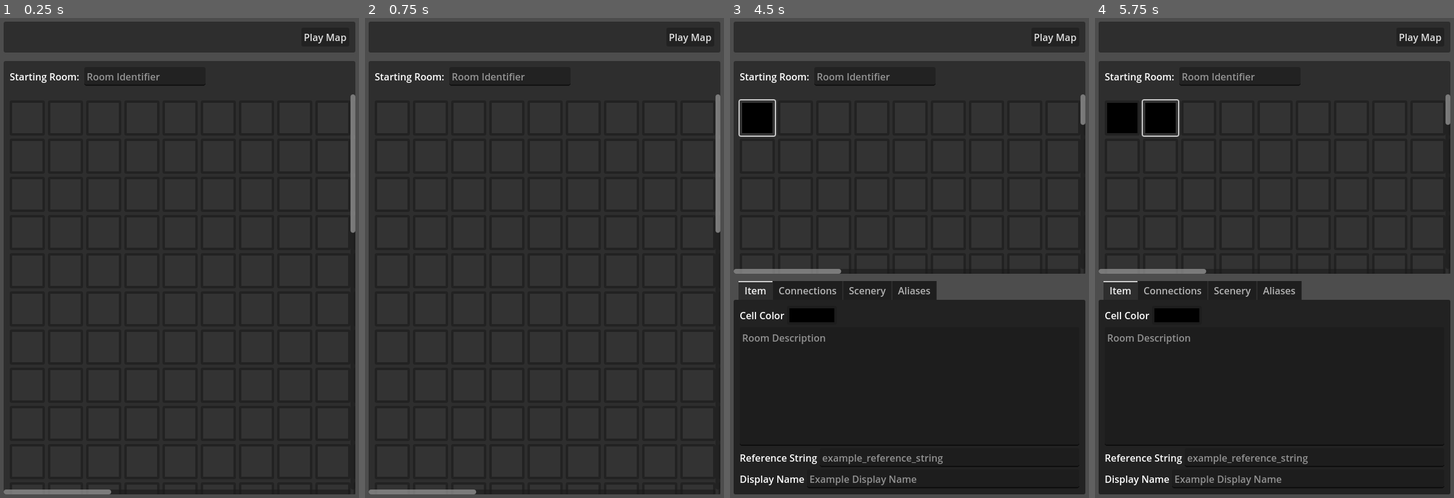
Above: before the commit, frames 1-4 (left to right).
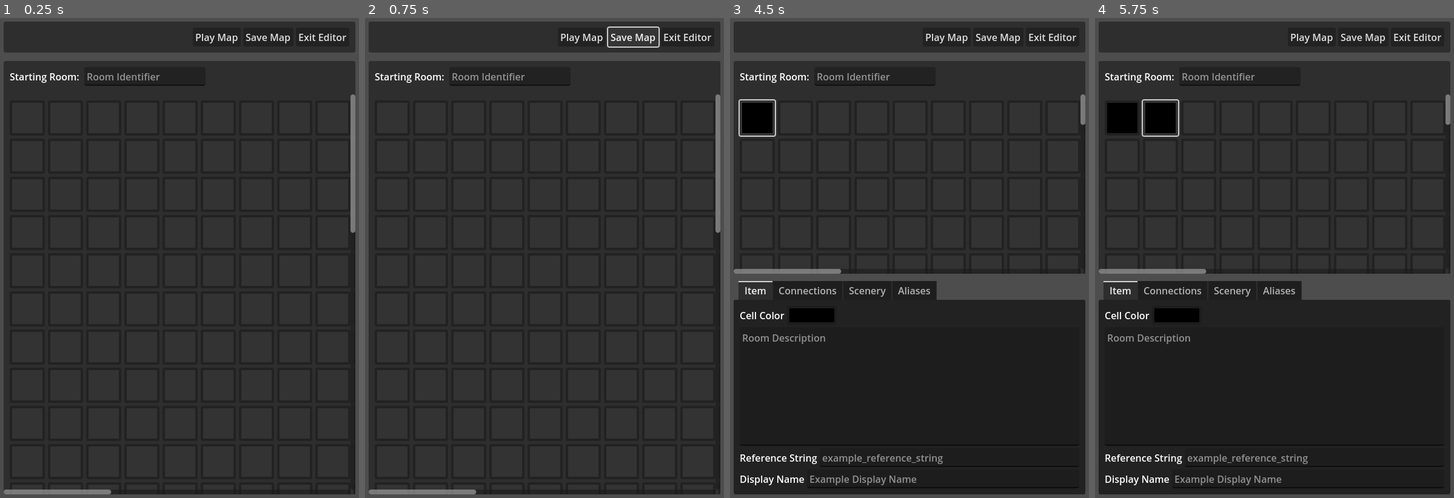
Above: after the commit, the same moments.

Repository: SashaMkrv/godot-4.2.1-text-adventure
Game: Godot game, scene res://NavigationOnly/Scenes/EditAndPlayMaps.tscn
Two runs of this game, one before a commit and one after it. Both use one fixed random seed, a clock stepped at 60 frames per second and the inputs below. This scene is started directly instead of the project's main scene.
Inputs (mouse positions are in pixels of both pictures, inside the frame that each line leads up to):
- Up to frame 1 (0.25 s): no input
- Up to frame 2 (0.75 s): click (634, 37) at 0.5 s, where only the run after the commit has a clickable "Save Map"
- Up to frame 3 (4.5 s): click "Play Map" at 1.25 s; click "Edit Map" at 2 s; click "Play Map" at 2.75 s; click "Edit Map" at 3.5 s; click (758, 118) at 4.27 s
- Up to frame 4 (5.75 s): click (1159, 118) at 5.02 s

The runs differ from the first frame. In frame 1, 0.3% of the frame differs, in the area x 54-97%, y 3-6%; in frame 2, 0.4%, in the area x 54-97%, y 1-7%; in frame 3, 0.3%; in frame 4, 0.3%.
Error before the commit: Invalid access to property or key of type 'String' on a base object of type 'Dictionary'. (res://NavigationOnly/Scripts/MapPlayer.gd:140)
Error after the commit: Invalid access to property or key 'game' on a base object of type 'Control (MapEditor)'. (res://NavigationOnly/Scripts/EditAndPlayController.gd:67)

Commit message:
add exit editor signal and popup

Diff:
--- a/NavigationOnly/Scenes/EditAndPlayMaps.tscn
+++ b/NavigationOnly/Scenes/EditAndPlayMaps.tscn
@@ -13,7 +13,7 @@
 grow_vertical = 2
 script = ExtResource("1_jfcxj")
 
-[node name="VBoxContainer" type="VBoxContainer" parent="."]
+[node name="Body" type="VBoxContainer" parent="."]
 layout_mode = 1
 anchors_preset = 15
 anchor_right = 1.0
@@ -21,57 +21,118 @@
 grow_horizontal = 2
 grow_vertical = 2
 
-[node name="MarginContainer" type="MarginContainer" parent="VBoxContainer"]
+[node name="MarginContainer" type="MarginContainer" parent="Body"]
 layout_mode = 2
 theme_override_constants/margin_left = 10
 theme_override_constants/margin_top = 10
 theme_override_constants/margin_right = 10
 
-[node name="HeaderContainer" type="PanelContainer" parent="VBoxContainer/MarginContainer"]
+[node name="HeaderContainer" type="PanelContainer" parent="Body/MarginContainer"]
 editor_description = "this might make more sense as separate headers, one for editing, one for playing. Less state to manage."
 layout_mode = 2
 
-[node name="MarginContainer" type="MarginContainer" parent="VBoxContainer/MarginContainer/HeaderContainer"]
+[node name="MarginContainer" type="MarginContainer" parent="Body/MarginContainer/HeaderContainer"]
 layout_mode = 2
 theme_override_constants/margin_left = 10
 theme_override_constants/margin_top = 10
 theme_override_constants/margin_right = 10
 theme_override_constants/margin_bottom = 10
 
-[node name="HBoxContainer" type="HBoxContainer" parent="VBoxContainer/MarginContainer/HeaderContainer/MarginContainer"]
+[node name="HBoxContainer" type="HBoxContainer" parent="Body/MarginContainer/HeaderContainer/MarginContainer"]
 layout_mode = 2
 
-[node name="StateLabel" type="Label" parent="VBoxContainer/MarginContainer/HeaderContainer/MarginContainer/HBoxContainer"]
+[node name="StateLabel" type="Label" parent="Body/MarginContainer/HeaderContainer/MarginContainer/HBoxContainer"]
 unique_name_in_owner = true
 visible = false
 layout_mode = 2
 text = "Editing"
 
-[node name="PlayButton" type="Button" parent="VBoxContainer/MarginContainer/HeaderContainer/MarginContainer/HBoxContainer"]
+[node name="PlayButton" type="Button" parent="Body/MarginContainer/HeaderContainer/MarginContainer/HBoxContainer"]
 unique_name_in_owner = true
 layout_mode = 2
 size_flags_horizontal = 10
 text = "Play Map"
 
-[node name="EditButton" type="Button" parent="VBoxContainer/MarginContainer/HeaderContainer/MarginContainer/HBoxContainer"]
+[node name="EditButton" type="Button" parent="Body/MarginContainer/HeaderContainer/MarginContainer/HBoxContainer"]
 unique_name_in_owner = true
 visible = false
 layout_mode = 2
 size_flags_horizontal = 10
 text = "Edit Map"
 
-[node name="BodyMarginContainer" type="MarginContainer" parent="VBoxContainer"]
+[node name="SaveButton" type="Button" parent="Body/MarginContainer/HeaderContainer/MarginContainer/HBoxContainer"]
+unique_name_in_owner = true
+layout_mode = 2
+text = "Save Map"
+
+[node name="ExitButton" type="Button" parent="Body/MarginContainer/HeaderContainer/MarginContainer/HBoxContainer"]
+unique_name_in_owner = true
+layout_mode = 2
+text = "Exit Editor"
+
+[node name="BodyMarginContainer" type="MarginContainer" parent="Body"]
 layout_mode = 2
 size_flags_vertical = 3
 
-[node name="MapEditor" parent="VBoxContainer/BodyMarginContainer" instance=ExtResource("2_2p2rb")]
+[node name="MapEditor" parent="Body/BodyMarginContainer" instance=ExtResource("2_2p2rb")]
 unique_name_in_owner = true
 layout_mode = 2
 
-[node name="MapPlayer" parent="VBoxContainer/BodyMarginContainer" instance=ExtResource("3_jfl0p")]
+[node name="MapPlayer" parent="Body/BodyMarginContainer" instance=ExtResource("3_jfl0p")]
 unique_name_in_owner = true
 visible = false
 layout_mode = 2
 
-[connection signal="pressed" from="VBoxContainer/MarginContainer/HeaderContainer/MarginContainer/HBoxContainer/PlayButton" to="." method="_on_play_button_pressed"]
-[connection signal="pressed" from="VBoxContainer/MarginContainer/HeaderContainer/MarginContainer/HBoxContainer/EditButton" to="." method="_on_edit_button_pressed"]
+[node name="ExitWarning" type="CenterContainer" parent="."]
+unique_name_in_owner = true
+process_mode = 4
+visible = false
+layout_mode = 1
+anchors_preset = 15
+anchor_right = 1.0
+anchor_bottom = 1.0
+grow_horizontal = 2
+grow_vertical = 2
+
+[node name="PanelContainer" type="PanelContainer" parent="ExitWarning"]
+layout_mode = 2
+
+[node name="MarginContainer" type="MarginContainer" parent="ExitWarning/PanelContainer"]
+layout_mode = 2
+theme_override_constants/margin_left = 10
+theme_override_constants/margin_top = 10
+theme_override_constants/margin_right = 10
+theme_override_constants/margin_bottom = 10
+
+[node name="VBoxContainer" type="VBoxContainer" parent="ExitWarning/PanelContainer/MarginContainer"]
+layout_mode = 2
+theme_override_constants/separation = 20
+
+[node name="WarningHeader" type="Label" parent="ExitWarning/PanelContainer/MarginContainer/VBoxContainer"]
+layout_mode = 2
+text = "Exiting Editor"
+uppercase = true
+
+[node name="WarningBody" type="Label" parent="ExitWarning/PanelContainer/MarginContainer/VBoxContainer"]
+layout_mode = 2
+text = "Are you sure you want to exit?"
+
+[node name="HBoxContainer" type="HBoxContainer" parent="ExitWarning/PanelContainer/MarginContainer/VBoxContainer"]
+layout_mode = 2
+size_flags_horizontal = 4
+
+[node name="ConfirmExit" type="Button" parent="ExitWarning/PanelContainer/MarginContainer/VBoxContainer/HBoxContainer"]
+layout_mode = 2
+text = "Exit"
+
+[node name="CancelExit" type="Button" parent="ExitWarning/PanelContainer/MarginContainer/VBoxContainer/HBoxContainer"]
+unique_name_in_owner = true
+layout_mode = 2
+text = "Cancel"
+
+[connection signal="pressed" from="Body/MarginContainer/HeaderContainer/MarginContainer/HBoxContainer/PlayButton" to="." method="_on_play_button_pressed"]
+[connection signal="pressed" from="Body/MarginContainer/HeaderContainer/MarginContainer/HBoxContainer/EditButton" to="." method="_on_edit_button_pressed"]
+[connection signal="pressed" from="Body/MarginContainer/HeaderContainer/MarginContainer/HBoxContainer/SaveButton" to="." method="_on_save_button_pressed"]
+[connection signal="pressed" from="Body/MarginContainer/HeaderContainer/MarginContainer/HBoxContainer/ExitButton" to="." method="_on_exit_button_pressed"]
+[connection signal="pressed" from="ExitWarning/PanelContainer/MarginContainer/VBoxContainer/HBoxContainer/ConfirmExit" to="." method="_on_confirm_save_pressed"]
+[connection signal="pressed" from="ExitWarning/PanelContainer/MarginContainer/VBoxContainer/HBoxContainer/CancelExit" to="." method="_on_cancel_exit_pressed"]
--- a/NavigationOnly/Scripts/EditAndPlayController.gd
+++ b/NavigationOnly/Scripts/EditAndPlayController.gd
@@ -1,18 +1,37 @@
-extends Node
+extends Control
+class_name EditAndPlayController
+
+signal save_game_to_disk(editorGame: EditorGame)
+signal exit_editor()
+
+# TODO store whether changes have occured after save
+# so your exit warning is more accurate
+# or you can show some kind of symbol.
 
 @onready
 var editor: MapEditor = %MapEditor
 @onready
 var player: MapPlayer = %MapPlayer
+@onready
+var exitWarning: Control = %ExitWarning
+@onready
+var cancelExitButton: Button = %CancelExit
+@onready
+var body: Control = $Body
 
 @onready
 var editButton: Button = %EditButton
 @onready
 var playButton: Button = %PlayButton
+@onready
+var saveButton: Button = %SaveButton
+@onready
+var exitButton: Button = %ExitButton
 
 enum States {
 	PLAYING,
-	EDITING
+	EDITING,
+	EXITING
 }
 
 var state:= States.EDITING
@@ -38,13 +57,23 @@
 func editMap() -> void:
 	transitionToEdit()
 
+func exitEditor() -> void:
+	transitionToExiting()
 
+func confirmExitEditor() -> void:
+	exit_editor.emit()
+
+func trySaveGameToDisk() -> void:
+	save_game_to_disk.emit(editor.game)
 
 func transitionToPlay(mapToBuild: EditorGame) -> void:
 	match state:
 		States.EDITING:
 			toggleEditItems(false)
 		States.PLAYING:
+			return
+		States.EXITING:
+			# this is not valid
 			return
 
 	togglePlayItems(true)
@@ -62,11 +91,30 @@
 			return
 		States.PLAYING:
 			togglePlayItems(false)
+		States.EXITING:
+			toggleWarningItems(false)
+			toggleBody(true)
 
 	toggleEditItems(true)
 	state = States.EDITING
 
+func transitionToExiting() -> void:
+	match state:
+		States.EXITING:
+			return
+		States.PLAYING:
+			# no
+			return
+		States.EDITING:
+			# this is covered by everything being hidden
+			pass
+	toggleBody(false)
+	toggleWarningItems(true)
+	cancelExitButton.grab_focus()
+	state = States.EXITING
 
+func exitExiting() -> void:
+	transitionToEdit()
 
 func disableAndHide(control: Control) -> void:
 	control.process_mode = Node.PROCESS_MODE_DISABLED
@@ -84,11 +132,16 @@
 			disableAndHide(node)
 
 func toggleEditItems(visible: bool) -> void:
-	toggleItems([playButton, editor], visible)
+	toggleItems([playButton, saveButton, exitButton, editor], visible)
 
 func togglePlayItems(visible: bool) -> void:
 	toggleItems([editButton, player], visible)
 
+func toggleWarningItems(visible: bool) -> void:
+	toggleItems([exitWarning], visible)
+
+func toggleBody(visible: bool) -> void:
+	toggleItems([body], visible)
 
 
 func _on_play_button_pressed() -> void:
@@ -96,3 +149,16 @@
 
 func _on_edit_button_pressed() -> void:
 	editMap()
+
+func _on_exit_button_pressed() -> void:
+	exitEditor()
+
+func _on_save_button_pressed() -> void:
+	trySaveGameToDisk()
+
+
+func _on_confirm_exit_pressed() -> void:
+	confirmExitEditor()
+
+func _on_cancel_exit_pressed() -> void:
+	exitExiting()
--- a/NavigationOnly/Scripts/MapList/MapBrowser.gd
+++ b/NavigationOnly/Scripts/MapList/MapBrowser.gd
@@ -1,4 +1,4 @@
-extends Node
+extends Control
 class_name MapBrowser
 
 signal opening_map(editorGame: EditorGame)
